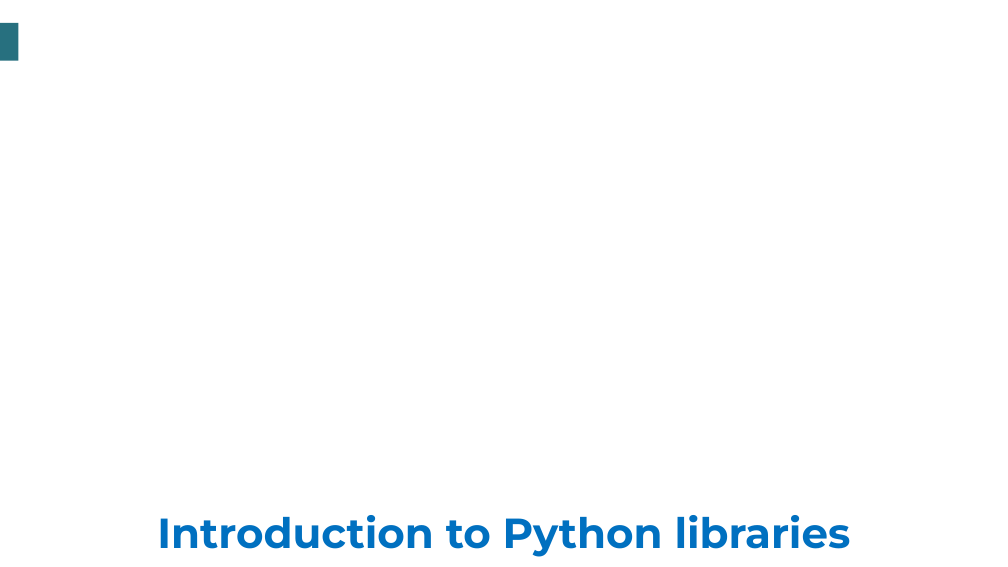
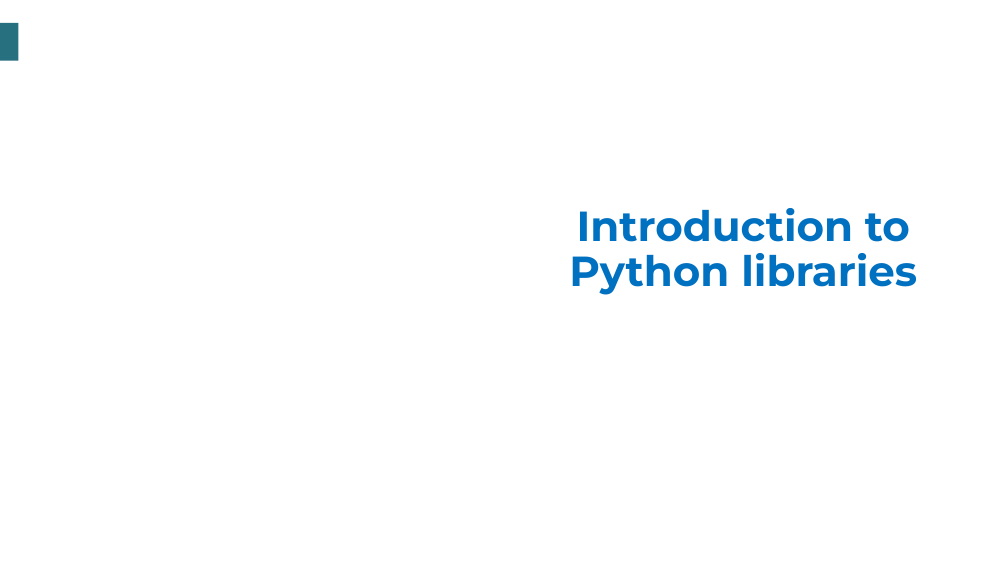
Before and after one commit to tauniversity/TAU-Data-Science-Training, a slide deck: slide 2 of Data Science resources/Programming in Python/Slides/Slide Unit 3/4. Python packages.pptx. Drawn at 1008x567 pixels with LibreOffice and Linux fonts; fonts in the diff are those of the drawing; background and template pictures are left out. Boxes give left, top, right and bottom in pixels: in the first picture for what was removed or moved away, otherwise in the second. Text is boxed around its words. In the diff, an @@ line names an element or a change of style, - is before the commit and + after.

Commit message:
Slide Unit 3: Python packages (modified)

```diff
--- a/Data Science resources/Programming in Python/Slides/Slide Unit 3/4. Python packages.pptx
+++ b/Data Science resources/Programming in Python/Slides/Slide Unit 3/4. Python packages.pptx
@@ title "Introduction to Python libraries" rewrapped from (x1=157, y1=515, x2=851, y2=557) to (x1=569, y1=208, x2=917, y2=295) @@
```
Also in this commit, not shown: 1 other slide changed.
